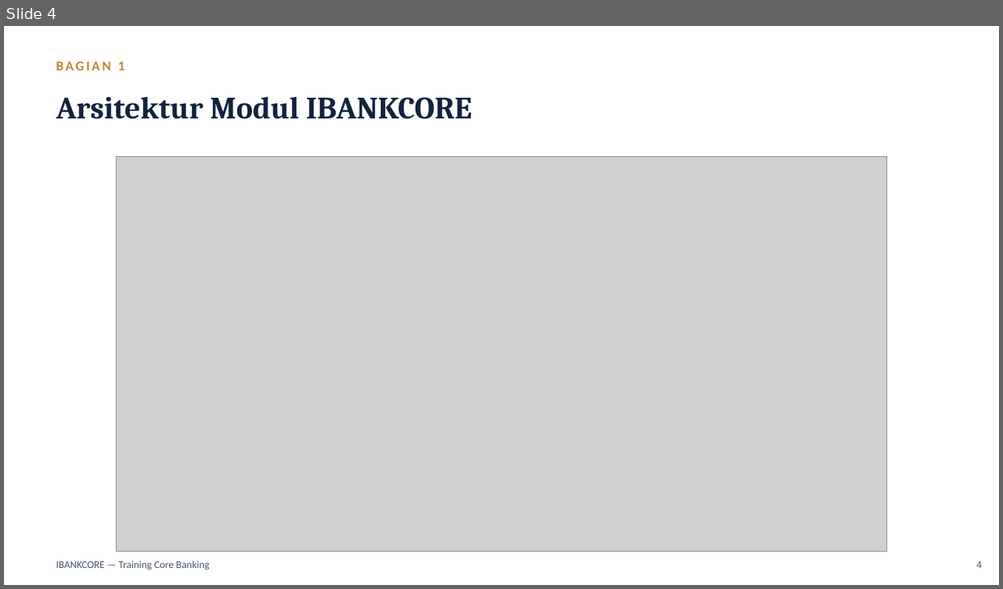
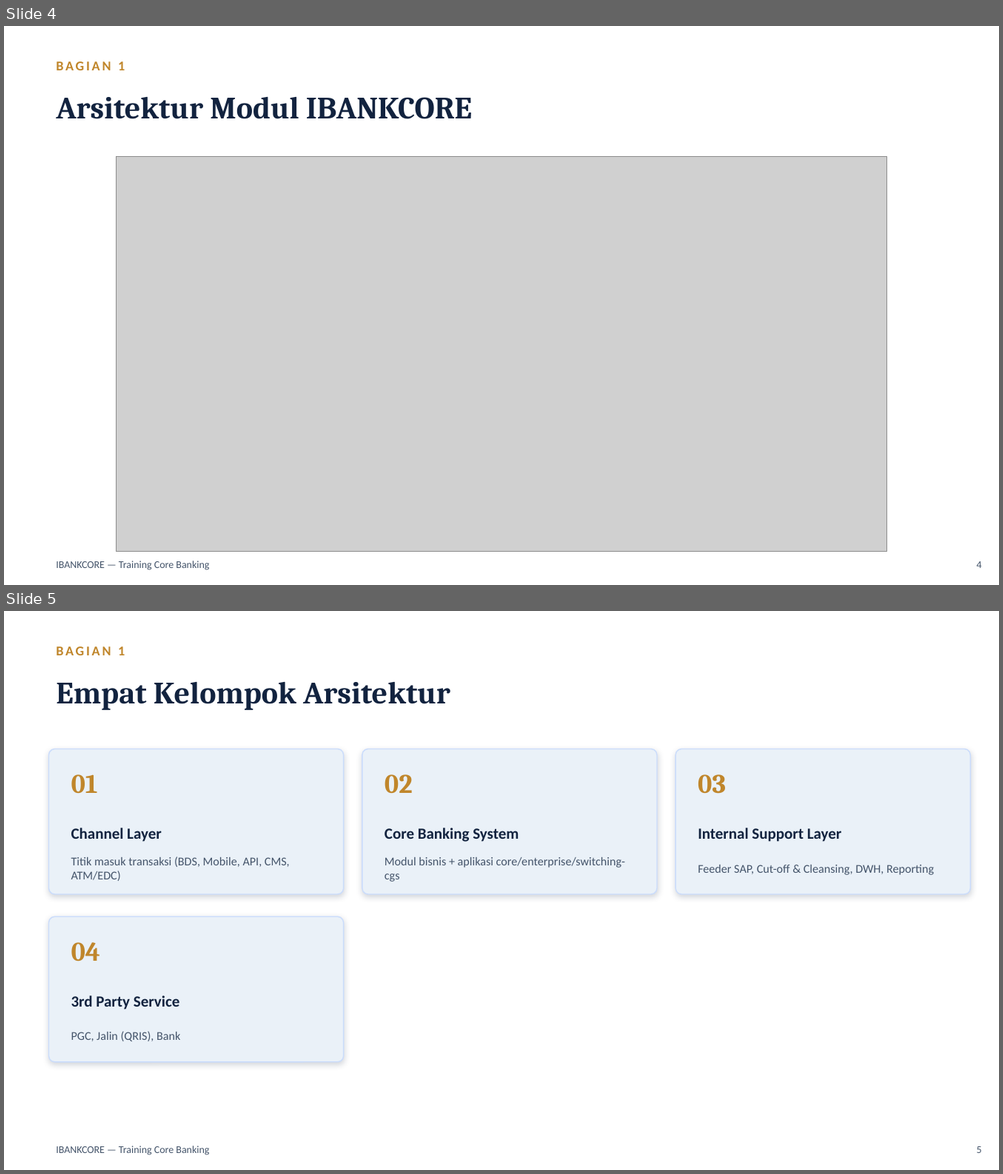
Before and after one commit to wisnu/ibankcore-training-materials, a slide deck: deployments/cgs-pos/dist/materi_training_ibankcore.pptx. Shown one above the other, each under a label of ours: slide 4 before the commit, slides 4 and 5 after it. The pictures are 1003x589 and 1003x1174 pixels, drawn with LibreOffice and Linux fonts; fonts in the diff are those of the drawing; grey boxes stand for pictures. Boxes give left, top, right and bottom in pixels: in the first picture for what was removed or moved away, otherwise in the second. Text is boxed around its words. In the diff, an @@ line names an element or a change of style, - is before the commit and + after.

Commit message:
Reorganize architecture section into 4 head groups matching the diagram
Restructure section 2 (Arsitektur Modul IBANKCORE) into four top-level
groups mirroring the four boxes in the diagram: Channel Layer, Core
Banking System (with Modul Utama, Lapisan Data, Core vs Enterprise,
and Switching-CGS as sub-headings), Internal Support Layer, and 3rd
Party Service. Update cross-references accordingly and add matching
slides (agenda cards for the 4 groups, plus a Channel Layer slide).

```diff
--- a/deployments/cgs-pos/dist/materi_training_ibankcore.pptx
+++ b/deployments/cgs-pos/dist/materi_training_ibankcore.pptx
@@ slide 5 added at (4,611,999,1170), background #FFFFFF @@
@@ text added at (56,647,125,655), 13 pt, text #C0862B, bold @@
+BAGIAN 1
@@ text added at (56,682,450,710), 30 pt, text #12233F, bold @@
+Empat Kelompok Arsitektur
@@ rounded rectangle added at (48,749,344,894), fill #EAF1F8, outline #CADCFC 1 pt @@
@@ rounded rectangle added at (362,749,657,894), fill #EAF1F8, outline #CADCFC 1 pt @@
@@ rounded rectangle added at (675,749,970,894), fill #EAF1F8, outline #CADCFC 1 pt @@
@@ text added at (71,775,98,794), 26 pt, text #C0862B, bold @@
+01
@@ text added at (384,775,412,794), 26 pt, text #C0862B, bold @@
+02
@@ text added at (697,775,726,794), 26 pt, text #C0862B, bold @@
+03
@@ text added at (71,828,162,842), 15 pt, text #12233F, bold @@
+Channel Layer
@@ text added at (384,828,518,842), 15 pt, text #12233F, bold @@
+Core Banking System
@@ text added at (697,828,842,842), 15 pt, text #12233F, bold @@
+Internal Support Layer
@@ text added at (71,857,290,881), 11.5 pt, text #44546A @@
+Titik masuk transaksi (BDS, Mobile, API, CMS, ATM/EDC)
@@ text added at (384,857,625,882), 11.5 pt, text #44546A @@
+Modul bisnis + aplikasi core/enterprise/switching-cgs
@@ text added at (697,865,933,875), 11.5 pt, text #44546A @@
+Feeder SAP, Cut-off & Cleansing, DWH, Reporting
@@ rounded rectangle added at (48,917,344,1062), fill #EAF1F8, outline #CADCFC 1 pt @@
@@ text added at (71,943,101,962), 26 pt, text #C0862B, bold @@
+04
@@ text added at (71,996,180,1010), 15 pt, text #12233F, bold @@
+3rd Party Service
@@ text added at (71,1031,180,1042), 11.5 pt, text #44546A @@
+PGC, Jalin (QRIS), Bank
@@ text added at (56,1146,209,1156), 10 pt, text #44546A @@
+IBANKCORE — Training Core Banking
@@ text added at (976,1147,982,1153), 10 pt, text #44546A @@
+5
```
Also in this commit, not shown: 23 slides changed, 1 other slide added, 3 other files.
